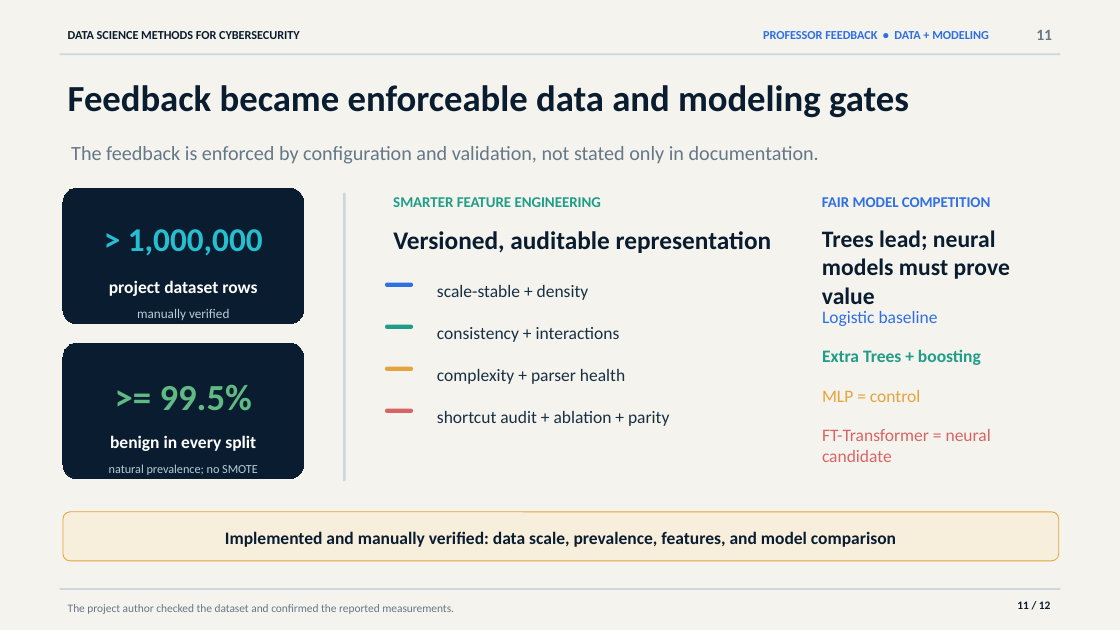
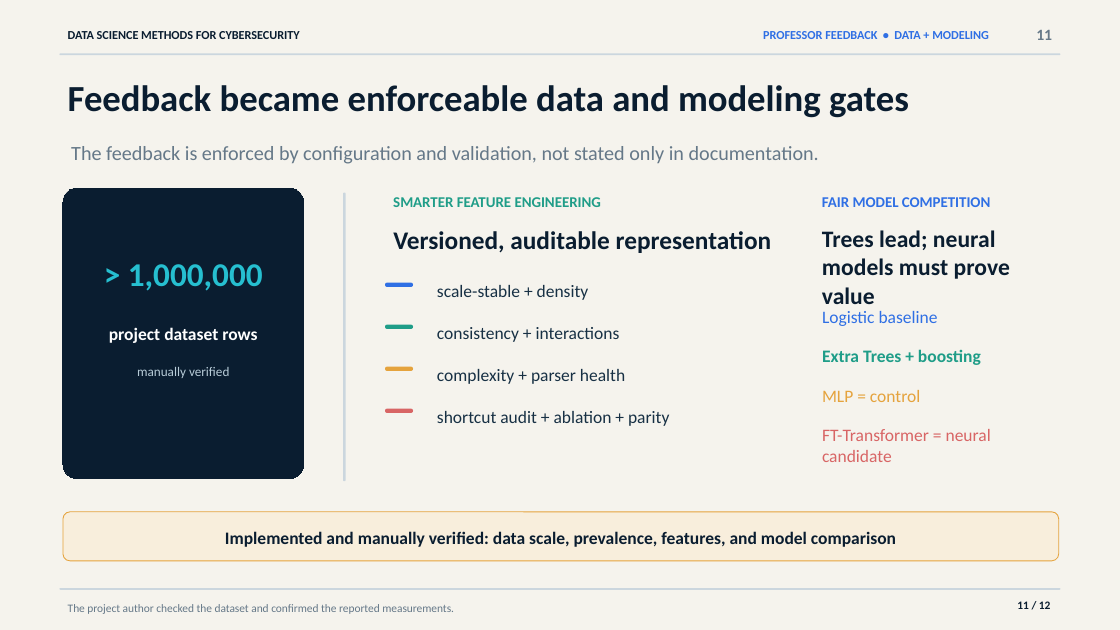
Before and after one commit to Saed-Abdalgani/Malicious-PDF-detector, a slide deck: slide 11 of output/presentation/malicious_pdf_detector_final_presentation.pptx. Drawn at 1120x630 pixels with LibreOffice and Linux fonts; fonts in the diff are those of the drawing. Boxes give left, top, right and bottom in pixels: in the first picture for what was removed or moved away, otherwise in the second. Text is boxed around its words. In the diff, an @@ line names an element or a change of style, - is before the commit and + after.

```diff
--- a/output/presentation/malicious_pdf_detector_final_presentation.pptx
+++ b/output/presentation/malicious_pdf_detector_final_presentation.pptx
@@ rounded rectangle: place and size @@
-rounded rectangle at (63, 343, 303, 478)
+rounded rectangle at (63, 188, 303, 479)
@@ rounded rectangle at (63, 188, 303, 479): proportions changed @@
@@ rounded rectangle removed at (63, 188, 303, 323) @@
@@ text "> 1,000,000": place and size @@
-text "> 1,000,000" at (128, 229, 263, 255)
+text "> 1,000,000" at (128, 264, 263, 290)
@@ text "project dataset rows": place and size @@
-text "project dataset rows" at (109, 280, 257, 296)
+text "project dataset rows" at (109, 327, 257, 343)
@@ text "manually verified": place and size @@
-text "manually verified" at (137, 309, 229, 320)
+text "manually verified" at (137, 367, 229, 378)
@@ text removed at (160, 384, 252, 411) @@
->= 99.5%
@@ text removed at (110, 435, 256, 451) @@
-benign in every split
@@ text removed at (109, 464, 258, 475) @@
-natural prevalence; no SMOTE
```
Also in this commit, not shown: 1 other slide changed, 1 other file.
